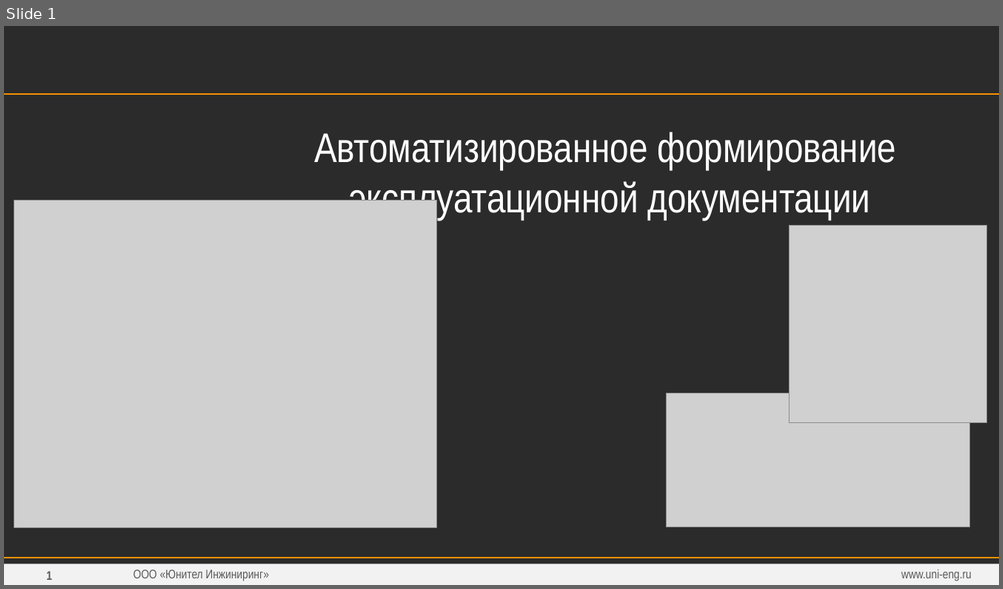
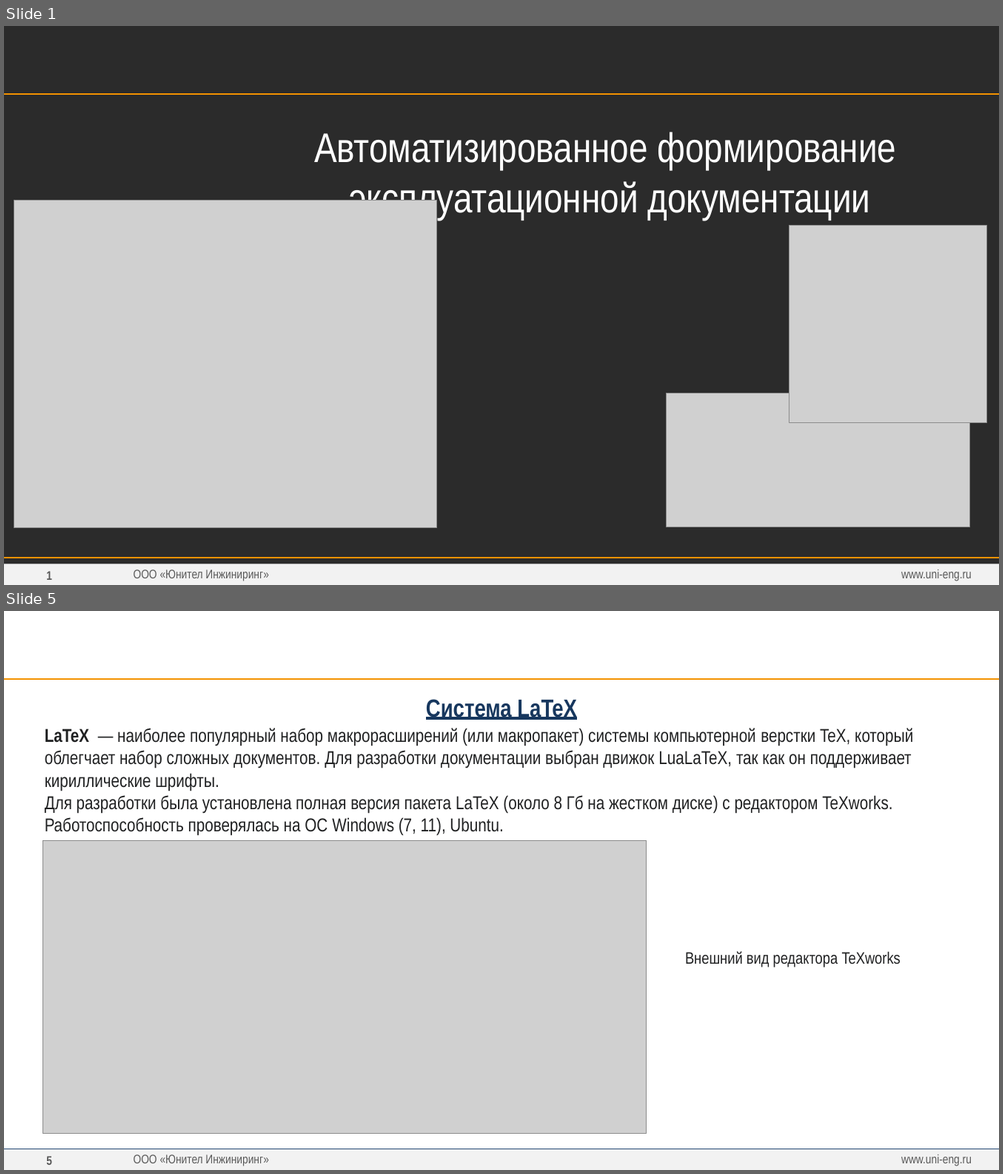
Before and after one commit to greglu1976/ProjectOmni, a slide deck: Презентация/Презентация.pptx. Shown one above the other, each under a label of ours: slide 1 before the commit, slides 1 and 5 after it; the slides between them are not shown. The pictures are 1003x589 and 1003x1174 pixels, drawn with LibreOffice and Linux fonts; fonts in the diff are those of the drawing; grey boxes stand for pictures; background and template pictures are left out; a plain dark background stands for a picture behind light text. Boxes give left, top, right and bottom in pixels: in the first picture for what was removed or moved away, otherwise in the second. Text is boxed around its words. In the diff, an @@ line names an element or a change of style, - is before the commit and + after.

```diff
--- a/Презентация/Презентация.pptx
+++ b/Презентация/Презентация.pptx
@@ slide 5 added at bbox=[4, 611, 999, 1170], background #FFFFFF; not listed: 4 template elements that a slide beside it also shows @@
@@ text added at bbox=[4, 627, 777, 662], 20 pt, text #FFFFFF, bold @@
+АРХИТЕКТУРА. ЧАСТЬ 3. СИСТЕМА LATEX
@@ text added at bbox=[426, 699, 577, 720], 24 pt, text #17375E, bold, underline @@
+Система LaTeX
@@ text added at bbox=[45, 728, 913, 836], 18 pt, text #202122 @@
+LaTeX — наиболее популярный набор макрорасширений (или макропакет) системы компьютерной верстки TeX, который облегчает набор сложных документов. Для разработки документации выбран движок LuaLaTeX, так как он поддерживает кириллические шрифты.
+Для разработки была установлена полная версия пакета LaTeX (около 8 Гб на жестком диске) с редактором TeXworks. Работоспособность проверялась на ОС Windows (7, 11), Ubuntu.
@@ picture added at bbox=[42, 841, 646, 1134] @@
@@ text added at bbox=[685, 951, 900, 968], 16 pt, text #202122 @@
+Внешний вид редактора TeXworks
@@ line added from (4, 1149) to (999, 1149), #234672 1 pt @@
@@ text added at bbox=[901, 1155, 971, 1167], 12 pt, text #595959 @@
+www.uni-eng.ru
```
Also in this commit, not shown: 7 slides changed, 2 other slides added, 1 slide removed, 23 other files.
